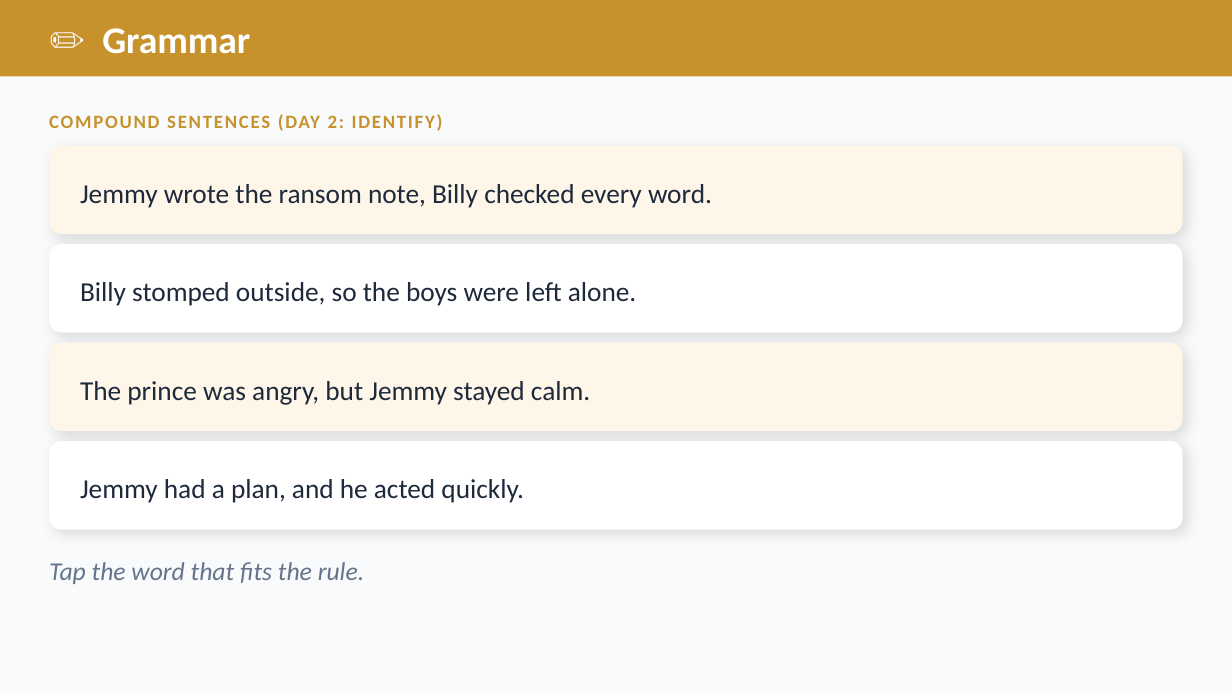
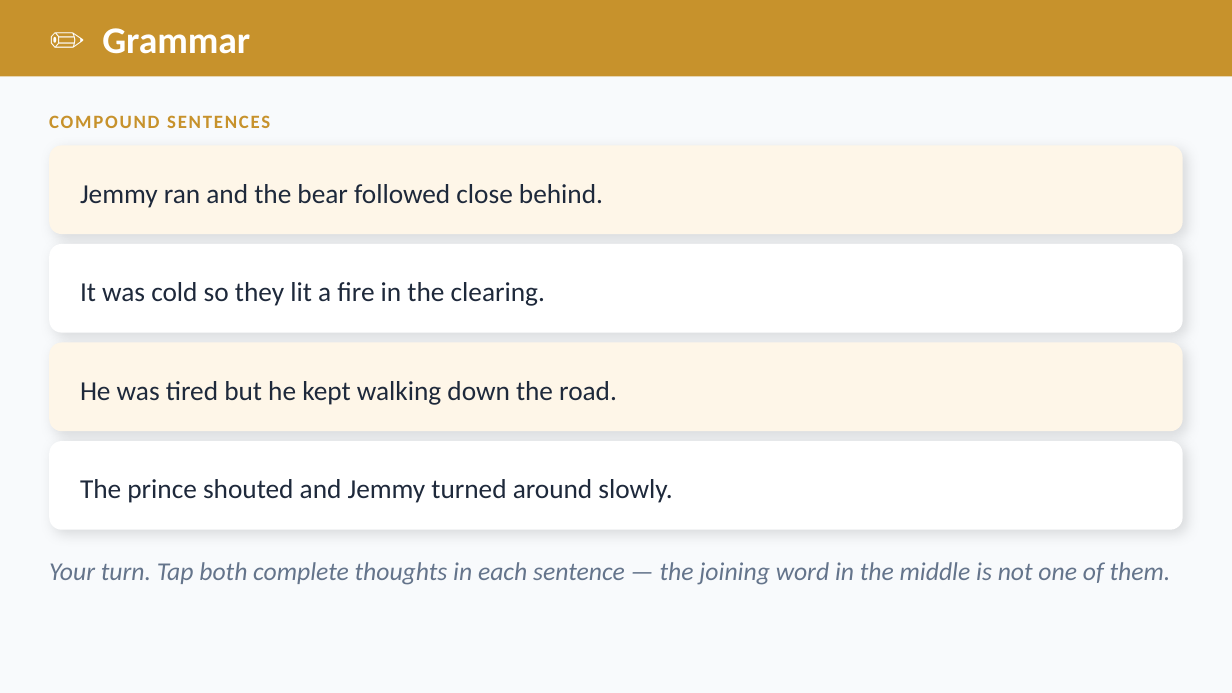
Before and after one commit to optimaondemand/optima-3rd-ela, a slide deck: slide 14 of Planning docs/Slides/lesson-19-2-teacher-slides.pptx (slide 12 before the commit). Drawn at 1232x693 pixels with LibreOffice and Linux fonts; fonts in the diff are those of the drawing. Boxes give left, top, right and bottom in pixels: in the first picture for what was removed or moved away, otherwise in the second. Text is boxed around its words. In the diff, an @@ line names an element or a change of style, - is before the commit and + after.

```diff
--- a/Planning docs/Slides/lesson-19-2-teacher-slides.pptx
+++ b/Planning docs/Slides/lesson-19-2-teacher-slides.pptx
@@ text at [49, 115, 270, 128]: text changed @@
-COMPOUND SENTENCES (DAY 2: IDENTIFY)
+COMPOUND SENTENCES
@@ text at [80, 184, 603, 208]: text changed @@
-Jemmy wrote the ransom note, Billy checked every word.
+Jemmy ran and the bear followed close behind.
@@ text at [80, 282, 545, 306]: text changed @@
-Billy stomped outside, so the boys were left alone.
+It was cold so they lit a fire in the clearing.
@@ text at [80, 381, 617, 405]: text changed @@
-The prince was angry, but Jemmy stayed calm.
+He was tired but he kept walking down the road.
@@ text at [80, 479, 672, 503]: text changed @@
-Jemmy had a plan, and he acted quickly.
+The prince shouted and Jemmy turned around slowly.
@@ text at [49, 562, 1171, 585]: text changed @@
-Tap the word that fits the rule.
+Your turn. Tap both complete thoughts in each sentence — the joining word in the middle is not one of them.
```
Also in this commit, not shown: 4 other slides changed, 6 slides added, 4 slides removed, 20 other files.
